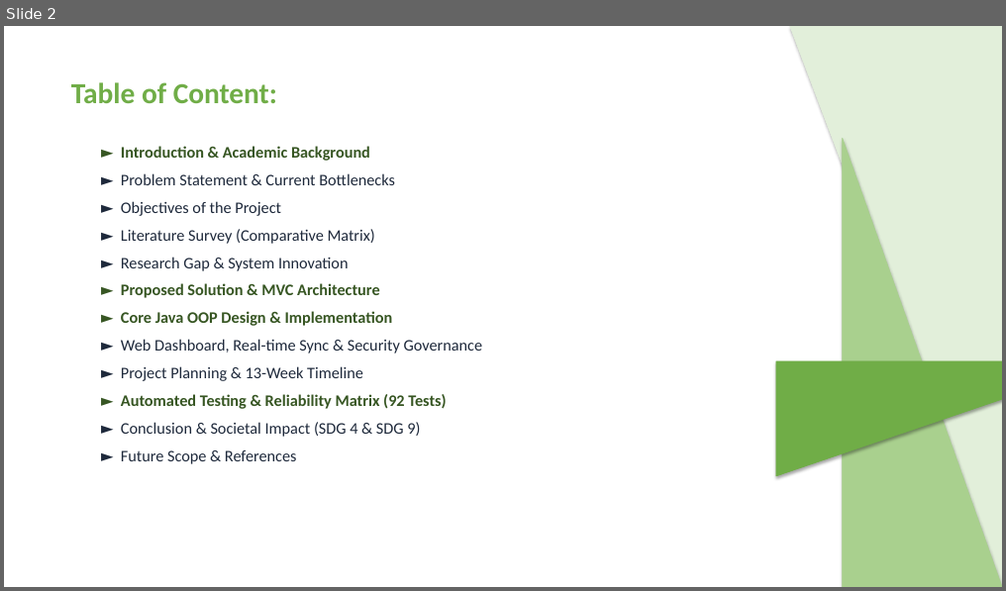
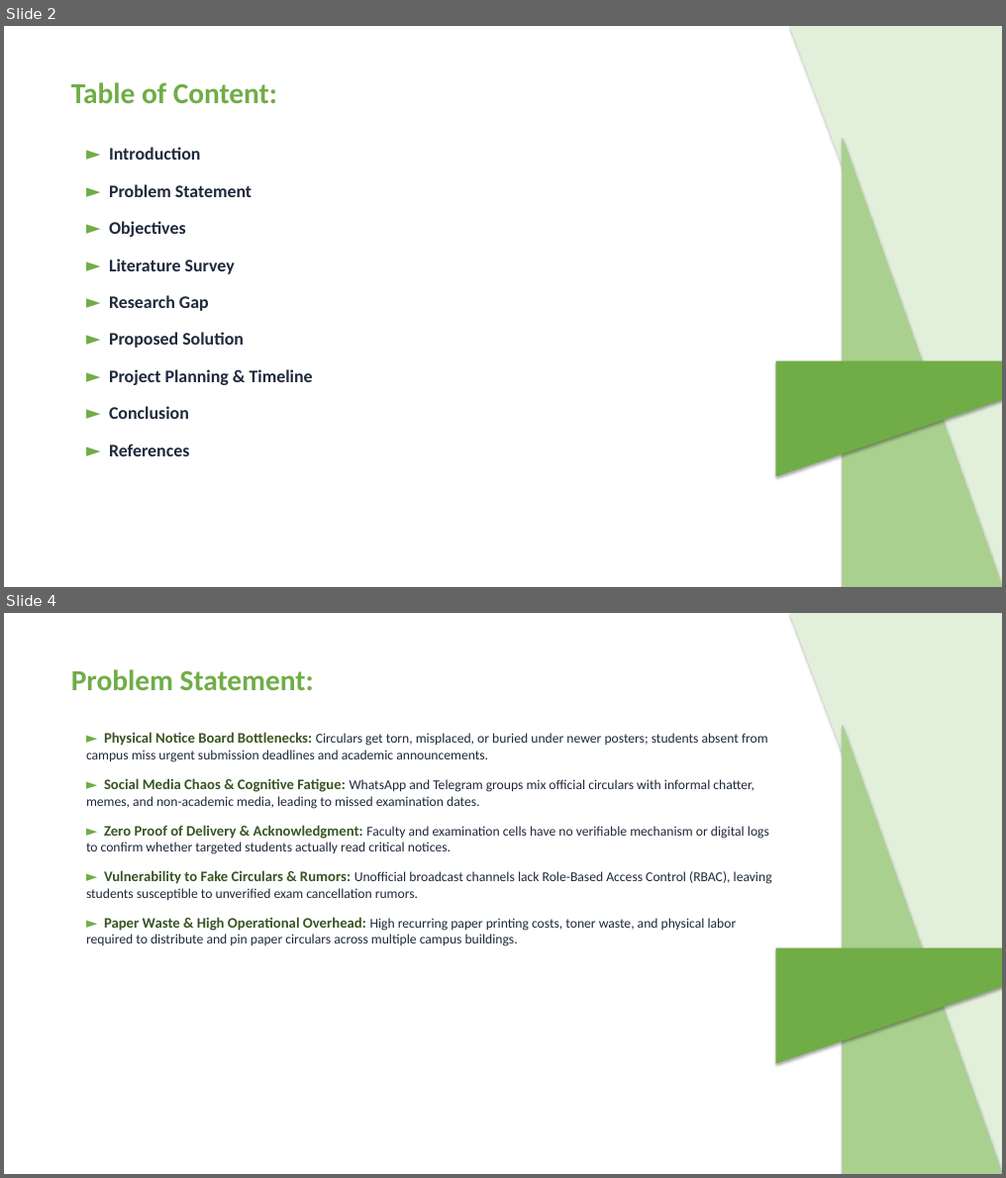
Before and after one commit to ATP0925/CampusNotify-Java-Mini-Project, a slide deck: CampusNotify_Review_Presentation.pptx. Shown one above the other, each under a label of ours: slide 2 before the commit, slides 2 and 4 after it; the slides between them are not shown. The pictures are 1006x591 and 1006x1178 pixels, drawn with LibreOffice and Linux fonts; fonts in the diff are those of the drawing. Boxes give left, top, right and bottom in pixels: in the first picture for what was removed or moved away, otherwise in the second. Text is boxed around its words. In the diff, an @@ line names an element or a change of style, - is before the commit and + after.

Commit message:
docs: align PPT deck strictly to Review 1 agenda (9 topics) and sync report points with sample report

```diff
--- a/CampusNotify_Review_Presentation.pptx
+++ b/CampusNotify_Review_Presentation.pptx
@@ slide 4 added at [4, 613, 1002, 1174], background #FFFFFF @@
@@ right triangle added at [790, 613, 1002, 1174], fill #E2EFDA, outline #E2EFDA 0.75 pt @@
@@ text added at [71, 669, 314, 690], 28 pt, text #70AD47, bold @@
+Problem Statement:
@@ right triangle added at [843, 725, 1002, 1174], fill #A9D08E, outline #A9D08E 0.75 pt @@
@@ text added at [86, 732, 772, 947], 13 pt, text #1E293B @@
+► Physical Notice Board Bottlenecks: Circulars get torn, misplaced, or buried under newer posters; students absent from campus miss urgent submission deadlines and academic announcements.
+► Social Media Chaos & Cognitive Fatigue: WhatsApp and Telegram groups mix official circulars with informal chatter, memes, and non-academic media, leading to missed examination dates.
+► Zero Proof of Delivery & Acknowledgment: Faculty and examination cells have no verifiable mechanism or digital logs to confirm whether targeted students actually read critical notices.
+► Vulnerability to Fake Circulars & Rumors: Unofficial broadcast channels lack Role-Based Access Control (RBAC), leaving students susceptible to unverified exam cancellation rumors.
+► Paper Waste & High Operational Overhead: High recurring paper printing costs, toner waste, and physical labor required to distribute and pin paper circulars across multiple campus buildings.
@@ right triangle added at [776, 949, 1002, 1063], fill #70AD47, outline #70AD47 0.75 pt @@
@@ slide 2 changed as well @@
@@ text at [109, 147, 313, 457]: text changed; size 15.5 to 17 pt; bold on @@
-► Introduction & Academic Background
-► Problem Statement & Current Bottlenecks
-► Objectives of the Project
-► Literature Survey (Comparative Matrix)
-► Research Gap & System Innovation
-► Proposed Solution & MVC Architecture
-► Core Java OOP Design & Implementation
-► Web Dashboard, Real-time Sync & Security Governance
-► Project Planning & 13-Week Timeline
-► Automated Testing & Reliability Matrix (92 Tests)
-► Conclusion & Societal Impact (SDG 4 & SDG 9)
-► Future Scope & References
+► Introduction
+► Problem Statement
+► Objectives
+► Literature Survey
+► Research Gap
+► Proposed Solution
+► Project Planning & Timeline
+► Conclusion
+► References
```
Also in this commit, not shown: 3 other slides changed, 7 other slides added, 12 slides removed, 11 other files.
